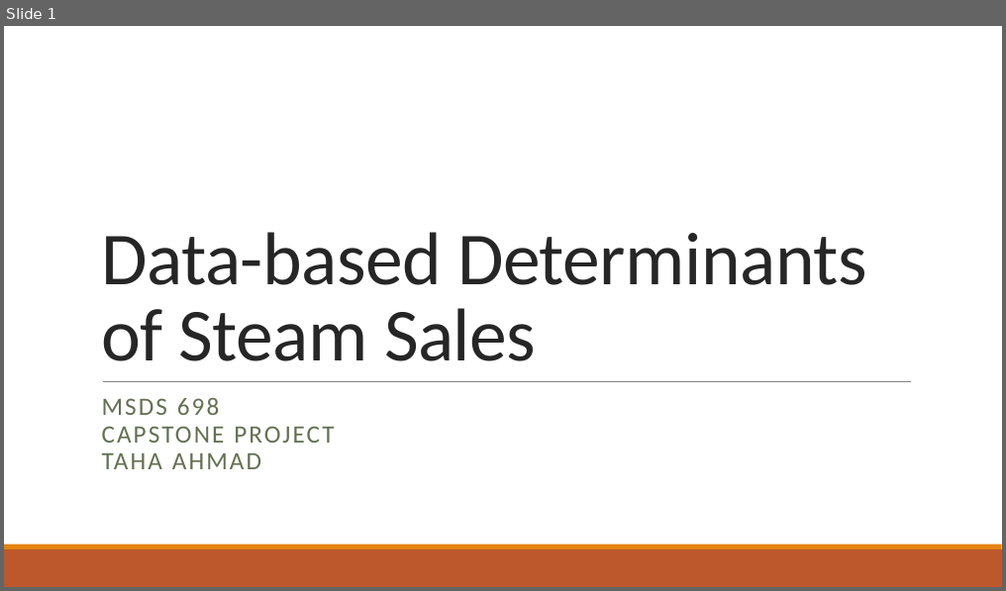
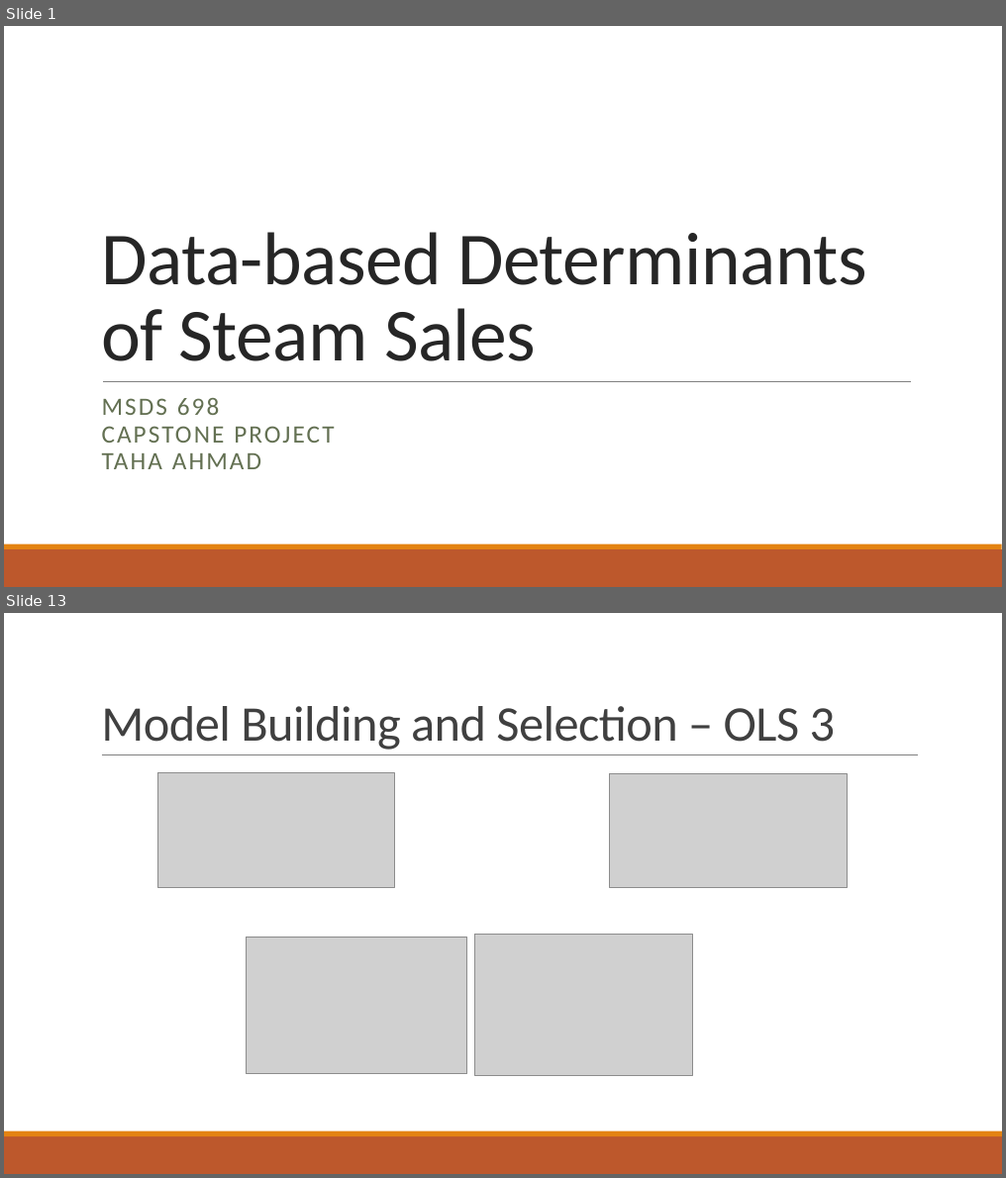
Before and after one commit to abnormalPotassium/SteamSalesModeling, a slide deck: Ahmad_698Capstone_SteamSales.pptx. Shown one above the other, each under a label of ours: slide 1 before the commit, slides 1 and 13 after it; the slides between them are not shown. The pictures are 1006x591 and 1006x1178 pixels, drawn with LibreOffice and Linux fonts; fonts in the diff are those of the drawing; grey boxes stand for pictures. Boxes give left, top, right and bottom in pixels: in the first picture for what was removed or moved away, otherwise in the second. Text is boxed around its words. In the diff, an @@ line names an element or a change of style, - is before the commit and + after.

```diff
--- a/Ahmad_698Capstone_SteamSales.pptx
+++ b/Ahmad_698Capstone_SteamSales.pptx
@@ slide 13 added at (4,613,1002,1174), background #FFFFFF; not listed: 2 template elements that a slide beside it also shows @@
@@ title added at (101,706,835,750), 48 pt, text #404040 @@
+Model Building and Selection – OLS 3
@@ line added from (102, 756) to (918, 756), #808080 0.5 pt @@
@@ picture added at (157,773,395,888) @@
@@ picture added at (610,774,847,888) @@
@@ picture added at (246,937,466,1074) @@
@@ picture added at (474,935,692,1076) @@
```
Also in this commit, not shown: 16 other slides added, 2 other files.
